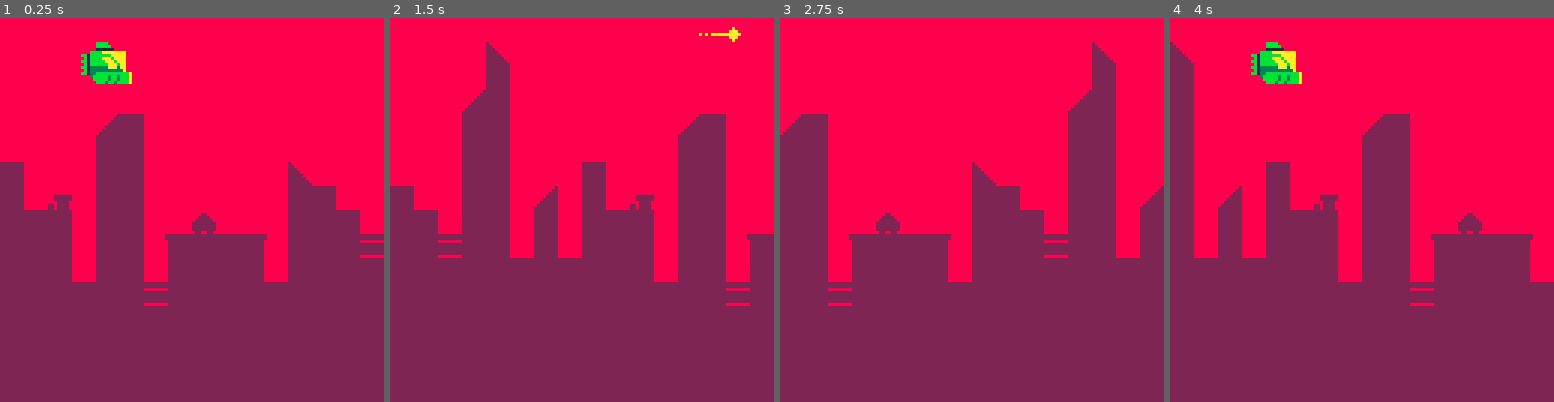
Above: before the commit, frames 1-4 (left to right).
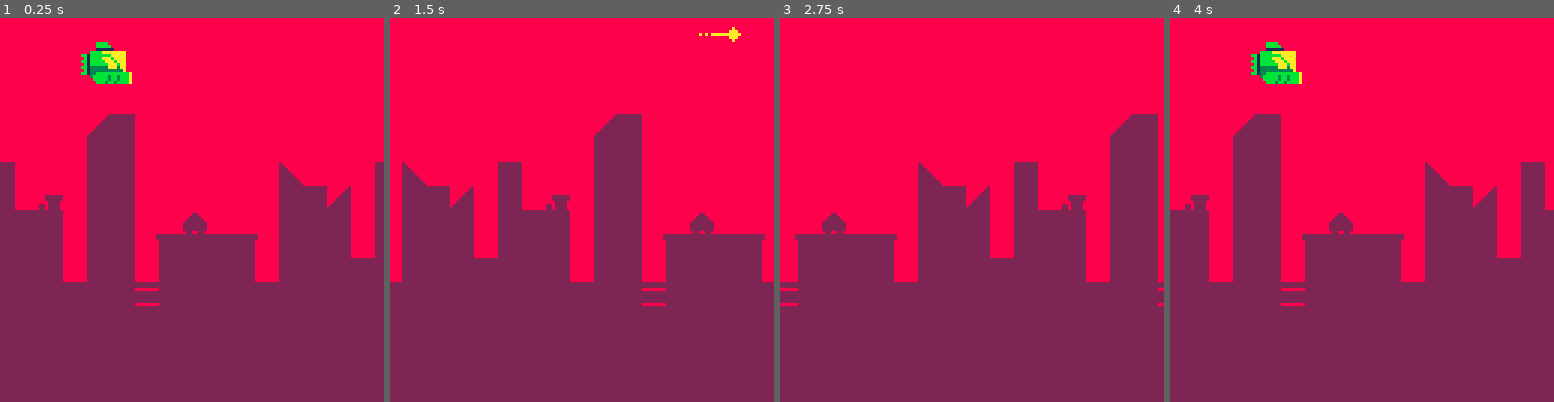
Above: after the commit, the same moments.

Repository: aelavell/shipz
Game: PICO-8 cartridge shipz.p8
Same seed, same stepped clock (60 frames per second), same inputs: the game is played once before the commit and once after it.
Inputs:
- Up to frame 1 (0.25 s): no input
- Up to frame 2 (1.5 s): tap X (X key) at 0.33, 1.07 s
- Up to frame 3 (2.75 s): tap X (X key) at 1.85 s
- Up to frame 4 (4 s): tap X (X key) at 2.97 s

The runs differ from the first frame. In frame 1, 6.0% of the frame differs, in the area x 3-100%, y 25-75%; in frame 2, 18%; in frame 3, 21%, in the area x 0-100%, y 6-75%; in frame 4, 19%.

Commit message:
Smooth out BG scrolling.

Diff:
--- a/shipz.p8
+++ b/shipz.p8
@@ -9,7 +9,7 @@
 
 function make_ship(x,y)
 	local a={}
-	a.vel={10,0}
+	a.vel={70,0}
 	a.acl=g
 	a.x=x
 	a.y=y
@@ -61,14 +61,14 @@
 		update_bullet(b,dt)
 	end
 
-	bg.x=(bg.x+shipz[1].vel[1]*dt)%21
+	bg.x=(bg.x+shipz[1].vel[1]*dt)%128
 
 	last_time=time()
 end
 
 function _draw()
 	rectfill(0,0,128,128,8)
-	map(bg.x,0,0,0,21,16)
+	map(0,0,-bg.x,0,32,16)
  foreach(shipz,draw_actor)
  foreach(bullets,draw_actor)
 end
@@ -214,165 +214,165 @@
 0000000000000000000000000000000000000000000000000000000000000000000000000000000000000000000000000000000000000000000000000000000000000000000000000000000000000000000000000000000000000000000000000000000000000000000000000000000000000000000000000000000000000000
 0000000000000000000000000000000000000000000000000000000000000000000000000000000000000000000000000000000000000000000000000000000000000000000000000000000000000000000000000000000000000000000000000000000000000000000000000000000000000000000000000000000000000000
 __map__
-3333333333333333333333333333333333333333333333333333333333333333333333333333333333330000000000000000000000000000000000000000000000000000000000000000000000000000000000000000000000000000000000000000000000000000000000000000000000000000000000000000000000000000
-3333333333333333333333333333333333333336333333333333333333333333333333333333333336330000000000000000000000000000000000000000000000000000000000000000000000000000000000000000000000000000000000000000000000000000000000000000000000000000000000000000000000000000
-3333333333333333333333333333333333333334333333333333333333333333333333333333333334330000000000000000000000000000000000000000000000000000000000000000000000000000000000000000000000000000000000000000000000000000000000000000000000000000000000000000000000000000
-3333333333333333333333333333333333333534333333333333333333333333333333333333333534330000000000000000000000000000000000000000000000000000000000000000000000000000000000000000000000000000000000000000000000000000000000000000000000000000000000000000000000000000
-3333333333333534333333333333333333333434333333333333333534333333333333333333333434330000000000000000000000000000000000000000000000000000000000000000000000000000000000000000000000000000000000000000000000000000000000000000000000000000000000000000000000000000
-3333333333333434333333333333333333333434333333333333333434333333333333333333333434330000000000000000000000000000000000000000000000000000000000000000000000000000000000000000000000000000000000000000000000000000000000000000000000000000000000000000000000000000
-3333343333333434333333333333363333333434333333343333333434333333333333363333333434330000000000000000000000000000000000000000000000000000000000000000000000000000000000000000000000000000000000000000000000000000000000000000000000000000000000000000000000000000
-3533343322333434333333333333343433333434333533343322333434333333333333343433333434330000000000000000000000000000000000000000000000000000000000000000000000000000000000000000000000000000000000000000000000000000000000000000000000000000000000000000000000000000
-343334343433343433333c33333334343433343433343334343433343433333c333333343434333434330000000000000000000000000000000000000000000000000000000000000000000000000000000000000000000000000000000000000000000000000000000000000000000000000000000000000000000000000000
-3433343434333434323434343430343434313434333433343434333434323434343430343434313434330000000000000000000000000000000000000000000000000000000000000000000000000000000000000000000000000000000000000000000000000000000000000000000000000000000000000000000000000000
-3434343434333434333434343433343434343434343434343434333434333434343433343434343434340000000000000000000000000000000000000000000000000000000000000000000000000000000000000000000000000000000000000000000000000000000000000000000000000000000000000000000000000000
-3434343434343434313434343434343434343434343434343434343434313434343434343434343434340000000000000000000000000000000000000000000000000000000000000000000000000000000000000000000000000000000000000000000000000000000000000000000000000000000000000000000000000000
-3434343434343434343434343434343434343434343434343434343434343434343434343434343434340000000000000000000000000000000000000000000000000000000000000000000000000000000000000000000000000000000000000000000000000000000000000000000000000000000000000000000000000000
-3434343434343434343434343434343434343434343434343434343434343434343434343434343434340000000000000000000000000000000000000000000000000000000000000000000000000000000000000000000000000000000000000000000000000000000000000000000000000000000000000000000000000000
-3434343434343434343434343434343434343434343434343434343434343434343434343434343434340000000000000000000000000000000000000000000000000000000000000000000000000000000000000000000000000000000000000000000000000000000000000000000000000000000000000000000000000000
-3434343434343434343434343434343434343434343434343434343434343434343434343434343434340000000000000000000000000000000000000000000000000000000000000000000000000000000000000000000000000000000000000000000000000000000000000000000000000000000000000000000000000000
-0000000000000000000000000000000303030300000000000000000000000000000000000000000000000000000000000000000000000000000000000000000000000000000000000000000000000000000000000000000000000000000000000000000000000000000000000000000000000000000000000000000000000000
-0000000000000000000000000000030303030300000000000000000000000000000000000000000000000000000000000000000000000000000000000000000000000000000000000000000000000000000000000000000000000000000000000000000000000000000000000000000000000000000000000000000000000000
-0000000000000000000000000000000000000000000000000000000000000000000000000000000000000000000000000000000000000000000000000000000000000000000000000000000000000000000000000000000000000000000000000000000000000000000000000000000000000000000000000000000000000000
-0000000000000000000000000000000000000000000000000000000000000000000000000000000000000000000000000000000000000000000000000000000000000000000000000000000000000000000000000000000000000000000000000000000000000000000000000000000000000000000000000000000000000000
-0000000000000000000000000000000000000000000000000000000000000000000000000000000000000000000000000000000000000000000000000000000000000000000000000000000000000000000000000000000000000000000000000000000000000000000000000000000000000000000000000000000000000000
-0000000000000000000000000000000000000000000000000000000000000000000000000000000000000000000000000000000000000000000000000000000000000000000000000000000000000000000000000000000000000000000000000000000000000000000000000000000000000000000000000000000000000000
-0000000000000000000000000000000000000000000000000000000000000000000000000000000000000000000000000000000000000000000000000000000000000000000000000000000000000000000000000000000000000000000000000000000000000000000000000000000000000000000000000000000000000000
-0000000000000000000000000000000000000000000000000000000000000000000000000000000000000000000000000000000000000000000000000000000000000000000000000000000000000000000000000000000000000000000000000000000000000000000000000000000000000000000000000000000000000000
-0000000000000000000000000000000000000000000000000000000000000000000000000000000000000000000000000000000000000000000000000000000000000000000000000000000000000000000000000000000000000000000000000000000000000000000000000000000000000000000000000000000000000000
-0000000000000000000000000000000000000000000000000000000000000000000000000000000000000000000000000000000000000000000000000000000000000000000000000000000000000000000000000000000000000000000000000000000000000000000000000000000000000000000000000000000000000000
-0000000000000000000000000000000000000000000000000000000000000000000000000000000000000000000000000000000000000000000000000000000000000000000000000000000000000000000000000000000000000000000000000000000000000000000000000000000000000000000000000000000000000000
-0000000000000000000000000000000000000000000000000000000000000000000000000000000000000000000000000000000000000000000000000000000000000000000000000000000000000000000000000000000000000000000000000000000000000000000000000000000000000000000000000000000000000000
-0000000000000000000000000000000000000000000000000000000000000000000000000000000000000000000000000000000000000000000000000000000000000000000000000000000000000000000000000000000000000000000000000000000000000000000000000000000000000000000000000000000000000000
-0000000000000000000000000000000000000000000000000000000000000000000000000000000000000000000000000000000000000000000000000000000000000000000000000000000000000000000000000000000000000000000000000000000000000000000000000000000000000000000000000000000000000000
-0000000000000000000000000000000000000000000000000000000000000000000000000000000000000000000000000000000000000000000000000000000000000000000000000000000000000000000000000000000000000000000000000000000000000000000000000000000000000000000000000000000000000000
-0000000000000000000000000000000000000000000000000000000000000000000000000000000000000000000000000000000000000000000000000000000000000000000000000000000000000000000000000000000000000000000000000000000000000000000000000000000000000000000000000000000000000000
-…(130 lines of a section not shown)…
+3333333333333333333333333333333333333333333333333333333333333333070000000000000000000033333333333307000700000000000000000000000000000000000000000000000000000000000000000000000000000000000000000000000000000000000000000000000000000000000000000000000000000000
+3333333333333333333333333333333333333333333333333333333333333333070707000707070707070733333336333307000700000000000000000000000000000000000000000000000000000000000000000000000000000000000000000000000000000000000000000000000000000000000000000000000000000000
+3333333333333333333333333333333333333333333333333333333333333333070707000707070707000033333334333300000000000000000000000000000000000000000000000000000000000000000000000000000000000000000000000000000000000000000000000000000000000000000000000000000000000000
+3333333333333333333333333333333333333333333333333333333333333333070700000000000000000033333534333307000000000000000000000000000000000000000000000000000000000000000000000000000000000000000000000000000000000000000000000000000000000000000000000000000000000000
+3333333333333534333333333333333333333333333335343333333333333333070007000000000000000033333434333307000000000000000000000000000000000000000000000000000000000000000000000000000000000000000000000000000000000000000000000000000000000000000000000000000000000000
+3333333333333434333333333333333333333333333334343333333333333333000007000000000000000033333434333307000000000000000000000000000000000000000000000000000000000000000000000000000000000000000000000000000000000000000000000000000000000000000000000000000000000000
+3333343333333434333333333333363333333433333334343333333333333633000007000000000000000033333434333300000000000000000000000000000000000000000000000000000000000000000000000000000000000000000000000000000000000000000000000000000000000000000000000000000000000000
+3533343322333434333333333333343435333433223334343333333333333434000000000000000000000033333434333300000000000000000000000000000000000000000000000000000000000000000000000000000000000000000000000000000000000000000000000000000000000000000000000000000000000000
+343334343433343433333c3333333434343334343433343433333c3333333434000000000000000000000034333434333300000000000000000000000000000000000000000000000000000000000000000000000000000000000000000000000000000000000000000000000000000000000000000000000000000000000000
+3433343434333434323434343430343434333434343334343234343434303434000000000000000000000034313434333300000000000000000000000000000000000000000000000000000000000000000000000000000000000000000000000000000000000000000000000000000000000000000000000000000000000000
+3434343434333434333434343433343434343434343334343334343434333434000000000000000000000034343434343400000000000000000000000000000000000000000000000000000000000000000000000000000000000000000000000000000000000000000000000000000000000000000000000000000000000000
+3434343434343434313434343434343434343434343434343134343434343434000000000000000000000034343434343400000000000000000000000000000000000000000000000000000000000000000000000000000000000000000000000000000000000000000000000000000000000000000000000000000000000000
+3434343434343434343434343434343434343434343434343434343434343434000000000000000000000034343434343400000000000000000000000000000000000000000000000000000000000000000000000000000000000000000000000000000000000000000000000000000000000000000000000000000000000000
+3434343434343434343434343434343434343434343434343434343434343434000000000000000000000034343434343400000000000000000000000000000000000000000000000000000000000000000000000000000000000000000000000000000000000000000000000000000000000000000000000000000000000000
+3434343434343434343434343434343434343434343434343434343434343434000000000000000000000034343434343400000000000000000000000000000000000000000000000000000000000000000000000000000000000000000000000000000000000000000000000000000000000000000000000000000000000000
+3434343434343434343434343434343434343434343434343434343434343434000000000000000000000034343434343400000000000000000000000000000000000000000000000000000000000000000000000000000000000000000000000000000000000000000000000000000000000000000000000000000000000000
+0000000000000000000000000000000300000000000000000000000000000000000000000000000000000003030300000000000000000000000000000000000000000000000000000000000000000000000000000000000000000000000000000000000000000000000000000000000000000000000000000000000000000000
+0000000000000000000000000000030300000000000000000000000000000000000000000000000000000003030300000000000000000000000000000000000000000000000000000000000000000000000000000000000000000000000000000000000000000000000000000000000000000000000000000000000000000000
+0000000000000000000000000000000000000000000000000000000000000000000000000000000000000000000000000000000000000000000000000000000000000000000000000000000000000000000000000000000000000000000000000000000000000000000000000000000000000000000000000000000000000000
+0000000000000000000000000000000000000000000000000000000000000000000000000000000000000000000000000000000000000000000000000000000000000000000000000000000000000000000000000000000000000000000000000000000000000000000000000000000000000000000000000000000000000000
+0000000000000000000000000000000000000000000000000000000000000000000000000000000000000000000000000000000000000000000000000000000000000000000000000000000000000000000000000000000000000000000000000000000000000000000000000000000000000000000000000000000000000000
+0000000000000000000000000000000000000000000000000000000000000000000000000000000000000000000000000000000000000000000000000000000000000000000000000000000000000000000000000000000000000000000000000000000000000000000000000000000000000000000000000000000000000000
+0000000000000000000000000000000000000000000000000000000000000000000000000000000000000000000000000000000000000000000000000000000000000000000000000000000000000000000000000000000000000000000000000000000000000000000000000000000000000000000000000000000000000000
+0000000000000000000000000000000000000000000000000000000000000000000000000000000000000000000000000000000000000000000000000000000000000000000000000000000000000000000000000000000000000000000000000000000000000000000000000000000000000000000000000000000000000000
+0000000000000000000000000000000000000000000000000000000000000000000000000000000000000000000000000000000000000000000000000000000000000000000000000000000000000000000000000000000000000000000000000000000000000000000000000000000000000000000000000000000000000000
+0000000000000000000000000000000000000000000000000000000000000000000000000000000000000000000000000000000000000000000000000000000000000000000000000000000000000000000000000000000000000000000000000000000000000000000000000000000000000000000000000000000000000000
+0000000000000000000000000000000000000000000000000000000000000000000000000000000000000000000000000000000000000000000000000000000000000000000000000000000000000000000000000000000000000000000000000000000000000000000000000000000000000000000000000000000000000000
+0000000000000000000000000000000000000000000000000000000000000000000000000000000000000000000000000000000000000000000000000000000000000000000000000000000000000000000000000000000000000000000000000000000000000000000000000000000000000000000000000000000000000000
+0000000000000000000000000000000000000000000000000000000000000000000000000000000000000000000000000000000000000000000000000000000000000000000000000000000000000000000000000000000000000000000000000000000000000000000000000000000000000000000000000000000000000000
+0000000000000000000000000000000000000000000000000000000000000000000000000000000000000000000000000000000000000000000000000000000000000000000000000000000000000000000000000000000000000000000000000000000000000000000000000000000000000000000000000000000000000000
+0000000000000000000000000000000000000000000000000000000000000000000000000000000000000000000000000000000000000000000000000000000000000000000000000000000000000000000000000000000000000000000000000000000000000000000000000000000000000000000000000000000000000000
+0000000000000000000000000000000000000000000000000000000000000000000000000000000000000000000000000000000000000000000000000000000000000000000000000000000000000000000000000000000000000000000000000000000000000000000000000000000000000000000000000000000000000000
+…(130 lines of a section not shown)…
